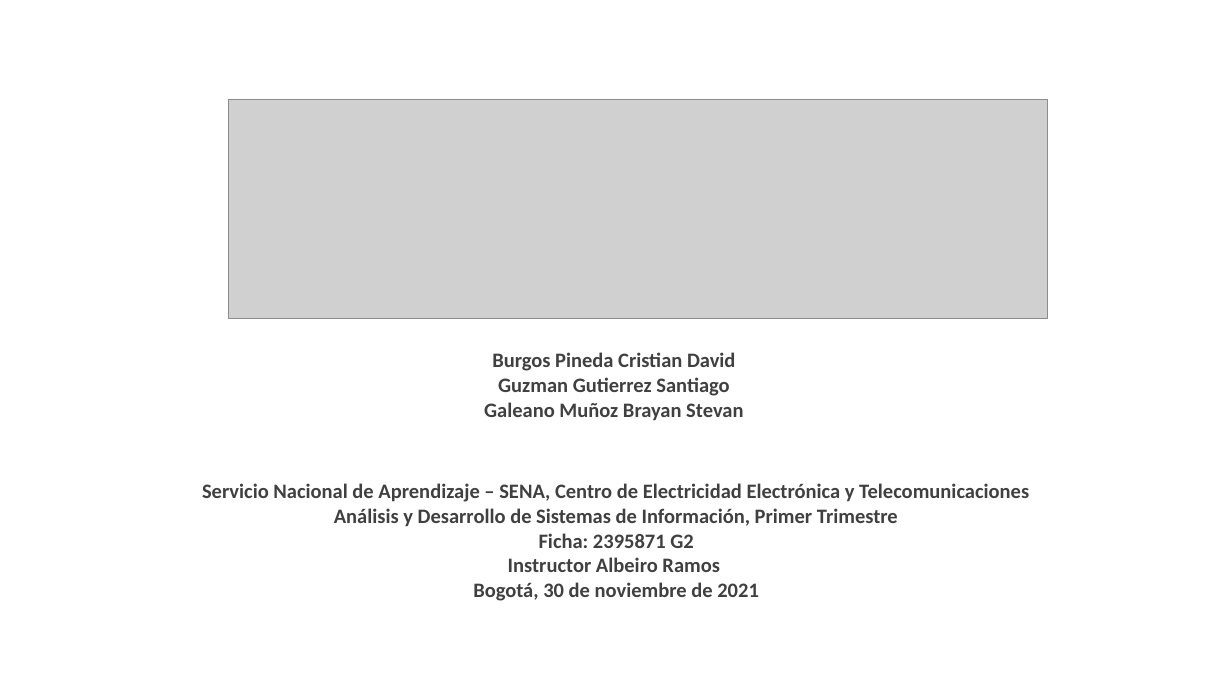
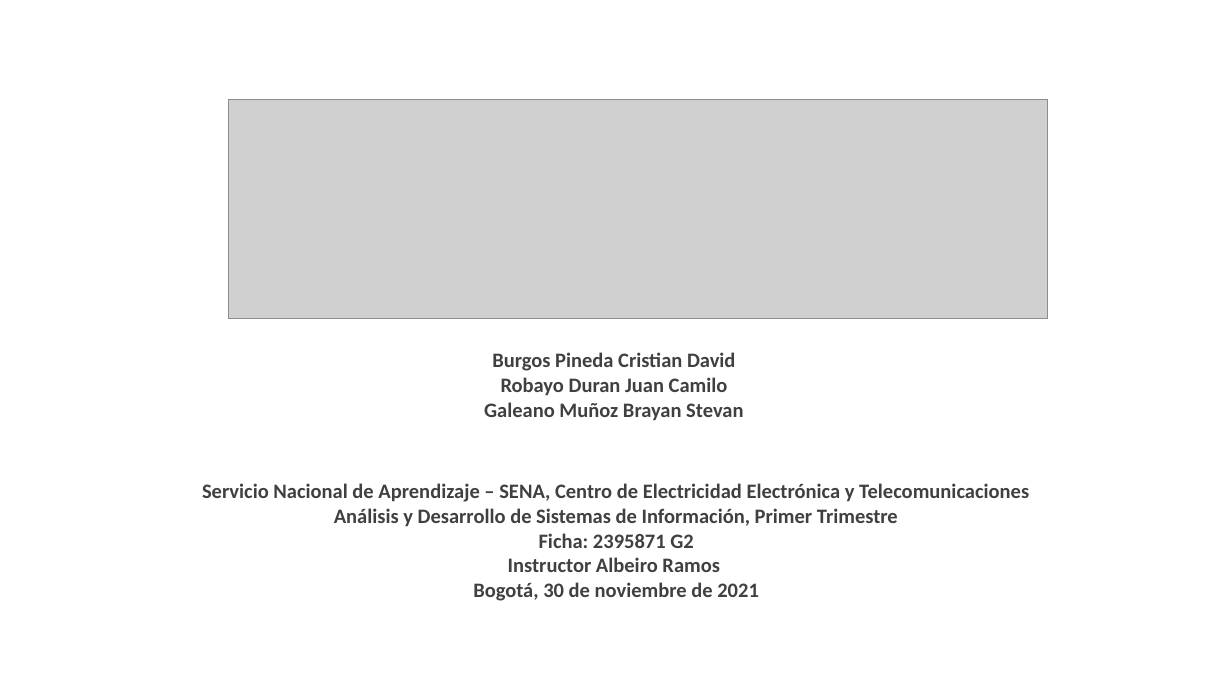
Before and after one commit to bsgaleano20/proyecto_tec_adsi, a slide deck: slide 1 of app/app_documentacion/1er_trim/1_1_1_presentacion_proyecto.pptx. Drawn at 1232x693 pixels with LibreOffice and Linux fonts; fonts in the diff are those of the drawing; grey boxes stand for pictures; background and template pictures are left out. Boxes give left, top, right and bottom in pixels: in the first picture for what was removed or moved away, otherwise in the second. Text is boxed around its words. In the diff, an @@ line names an element or a change of style, - is before the commit and + after.

```diff
--- a/app/app_documentacion/1er_trim/1_1_1_presentacion_proyecto.pptx
+++ b/app/app_documentacion/1er_trim/1_1_1_presentacion_proyecto.pptx
@@ text at (501, 377, 728, 396): text changed @@
-Guzman Gutierrez Santiago
+Robayo Duran Juan Camilo
```
Also in this commit, not shown: 3 other files.
